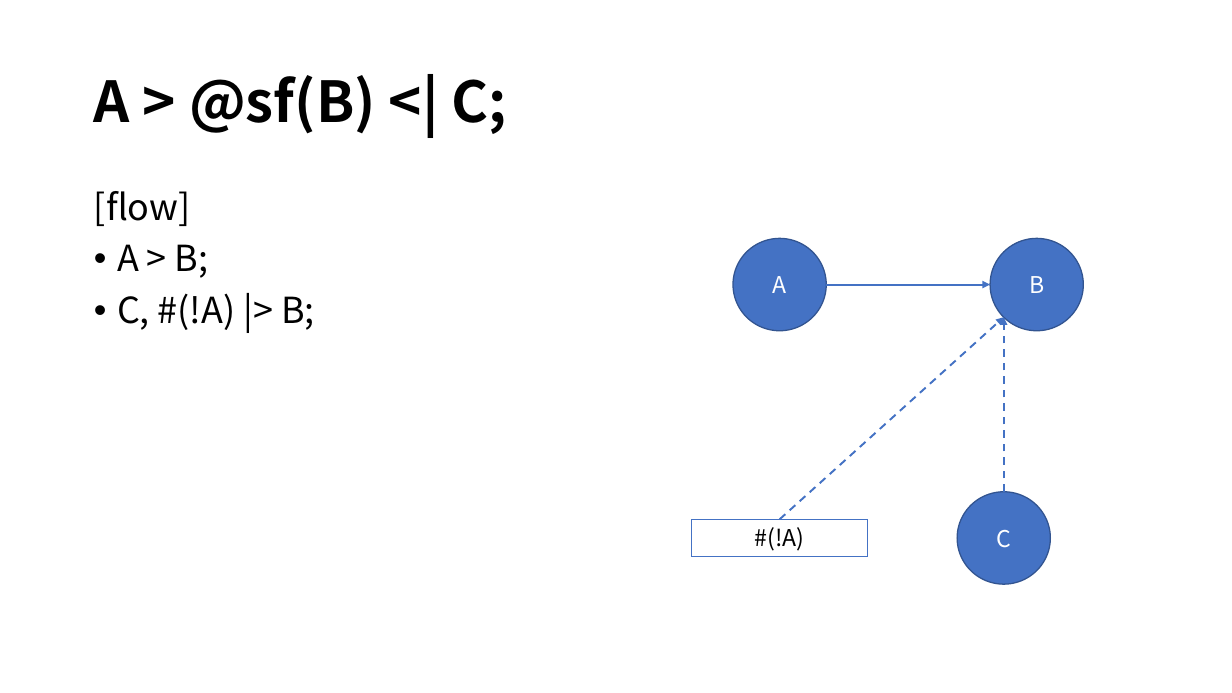
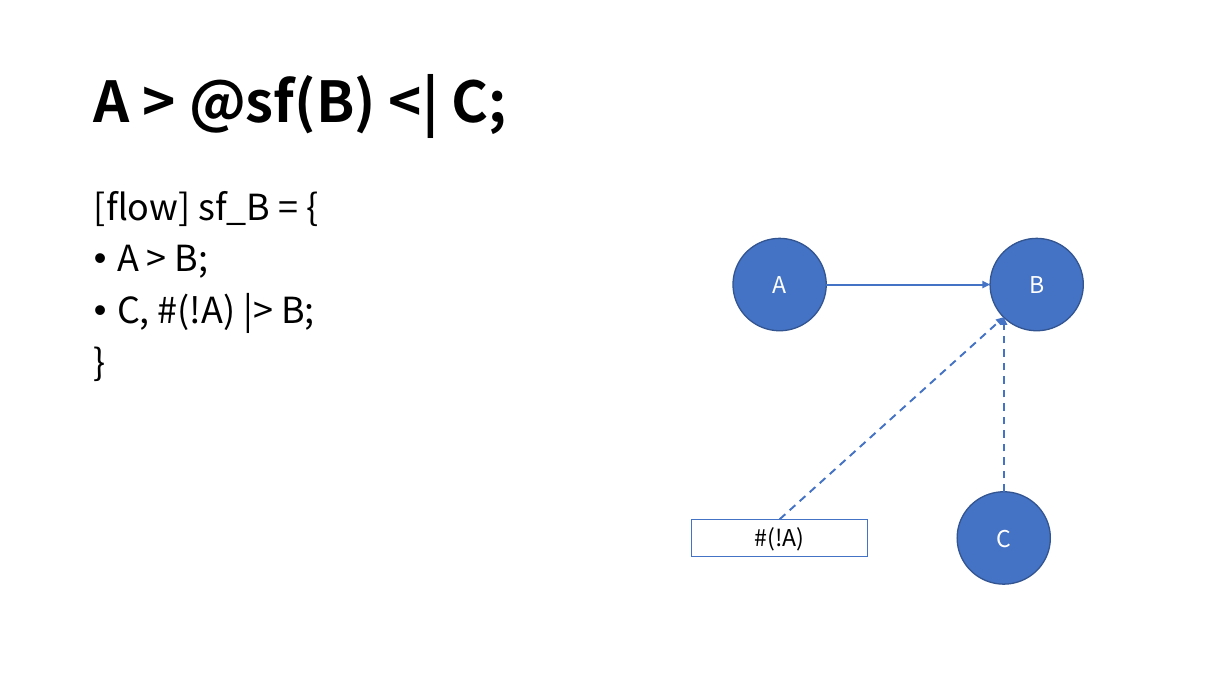
Before and after one commit to DualsoftDev/ds, a slide deck: slide 2 of Doc/PowerPoint/macro.pptx. Drawn at 1232x693 pixels with LibreOffice and Linux fonts; fonts in the diff are those of the drawing. Boxes give left, top, right and bottom in pixels: in the first picture for what was removed or moved away, otherwise in the second. Text is boxed around its words. In the diff, an @@ line names an element or a change of style, - is before the commit and + after.

```diff
--- a/Doc/PowerPoint/macro.pptx
+++ b/Doc/PowerPoint/macro.pptx
@@ text at <box>94,191,315,330</box>: paragraph added @@
+}
@@ text at <box>94,191,270,226</box>: text changed @@
-[flow]
+[flow] sf_B = {
```
Also in this commit, not shown: 1 other slide changed.
